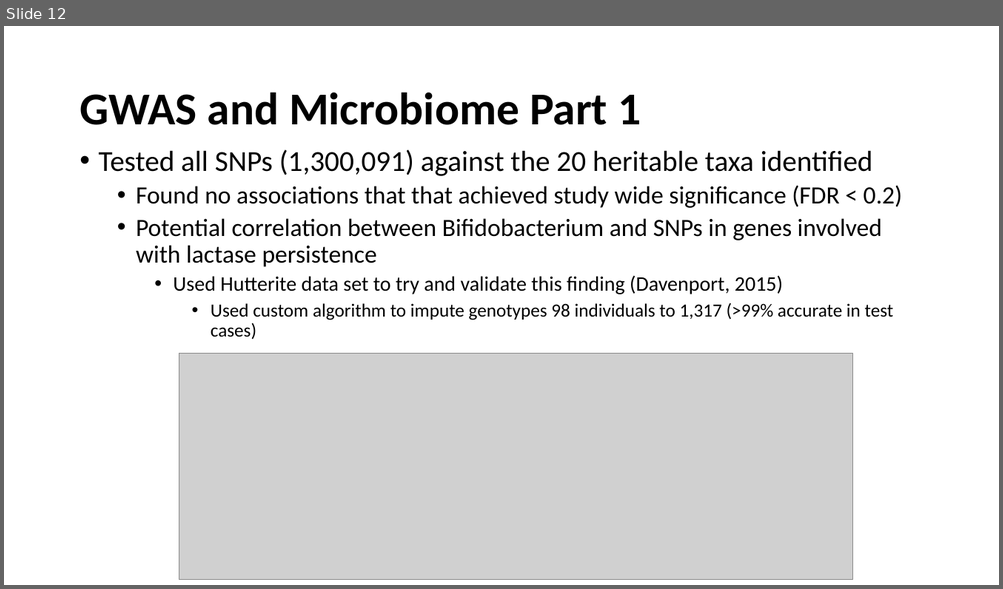
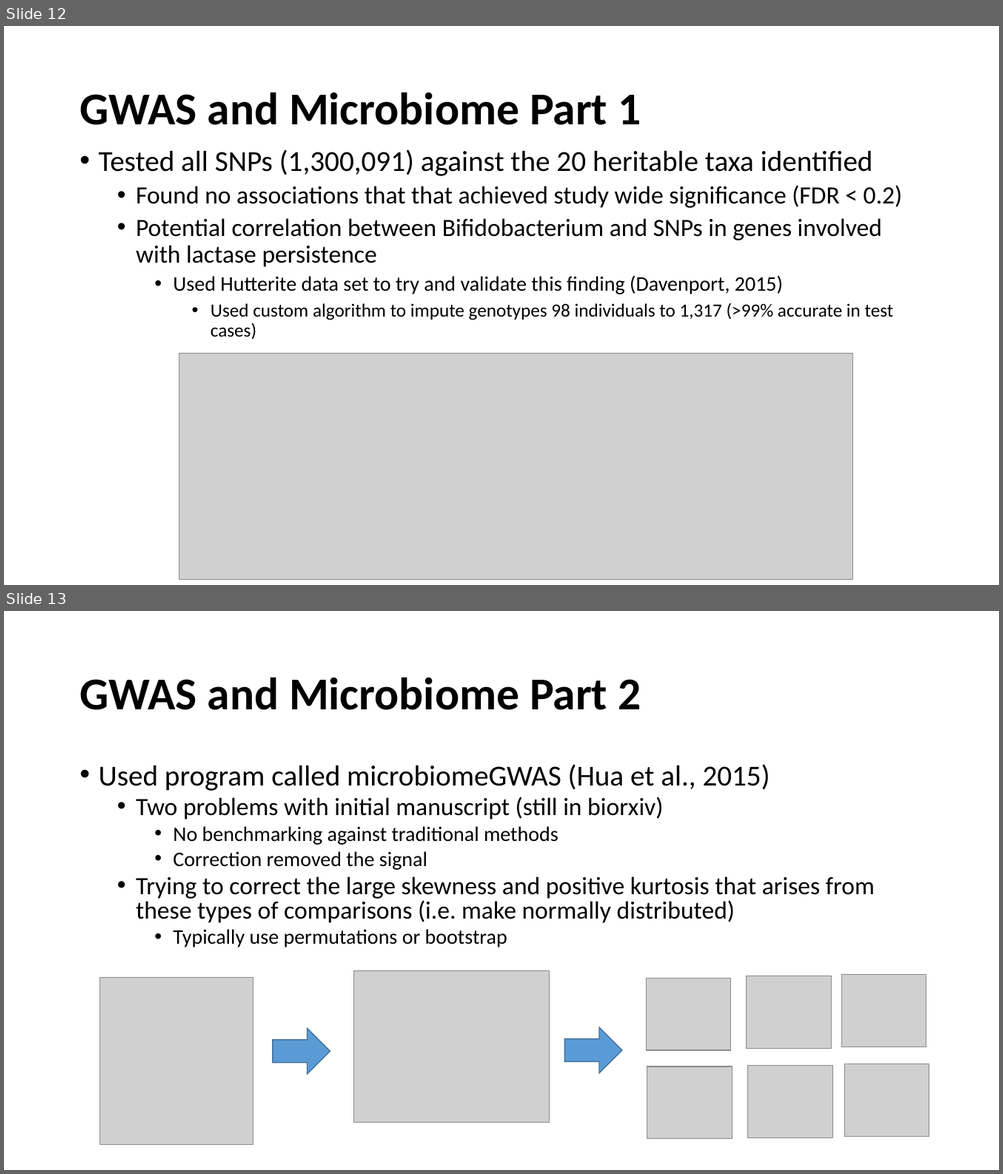
Before and after one commit to marcsze/SchlossLabPresentations, a slide deck: 2016_07_14/genetic_determinants_journal_club.pptx. Shown one above the other, each under a label of ours: slide 12 before the commit, slides 12 and 13 after it. The pictures are 1003x589 and 1003x1174 pixels, drawn with LibreOffice and Linux fonts; fonts in the diff are those of the drawing; grey boxes stand for pictures. Boxes give left, top, right and bottom in pixels: in the first picture for what was removed or moved away, otherwise in the second. Text is boxed around its words. In the diff, an @@ line names an element or a change of style, - is before the commit and + after.

```diff
--- a/2016_07_14/genetic_determinants_journal_club.pptx
+++ b/2016_07_14/genetic_determinants_journal_club.pptx
@@ slide 13 added at (x1=4, y1=611, x2=999, y2=1170), background #FFFFFF @@
@@ title added at (x1=79, y1=677, x2=640, y2=710), 44 pt, text #000000, bold @@
+GWAS and Microbiome Part 2
@@ text added at (x1=99, y1=764, x2=874, y2=948), 24 pt, text #000000 @@
+• Used program called microbiomeGWAS (Hua et al., 2015)
+  • Two problems with initial manuscript (still in biorxiv)
+    • No benchmarking against traditional methods
+    • Correction removed the signal
+  • Trying to correct the large skewness and positive kurtosis that arises from these types of comparisons (i.e. make normally distributed)
+    • Typically use permutations or bootstrap
@@ picture added at (x1=100, y1=978, x2=253, y2=1146) @@
@@ picture added at (x1=354, y1=971, x2=549, y2=1123) @@
@@ picture added at (x1=646, y1=978, x2=731, y2=1051) @@
@@ picture added at (x1=746, y1=977, x2=831, y2=1049) @@
@@ picture added at (x1=841, y1=975, x2=926, y2=1048) @@
@@ right arrow added at (x1=273, y1=1029, x2=330, y2=1074), fill #5B9BD5, outline #43739E 1 pt @@
@@ right arrow added at (x1=564, y1=1028, x2=622, y2=1073), fill #5B9BD5, outline #43739E 1 pt @@
@@ picture added at (x1=647, y1=1067, x2=732, y2=1139) @@
@@ picture added at (x1=748, y1=1066, x2=833, y2=1139) @@
@@ picture added at (x1=844, y1=1065, x2=929, y2=1137) @@
```
Also in this commit, not shown: 5 other slides added, 2 other files.
